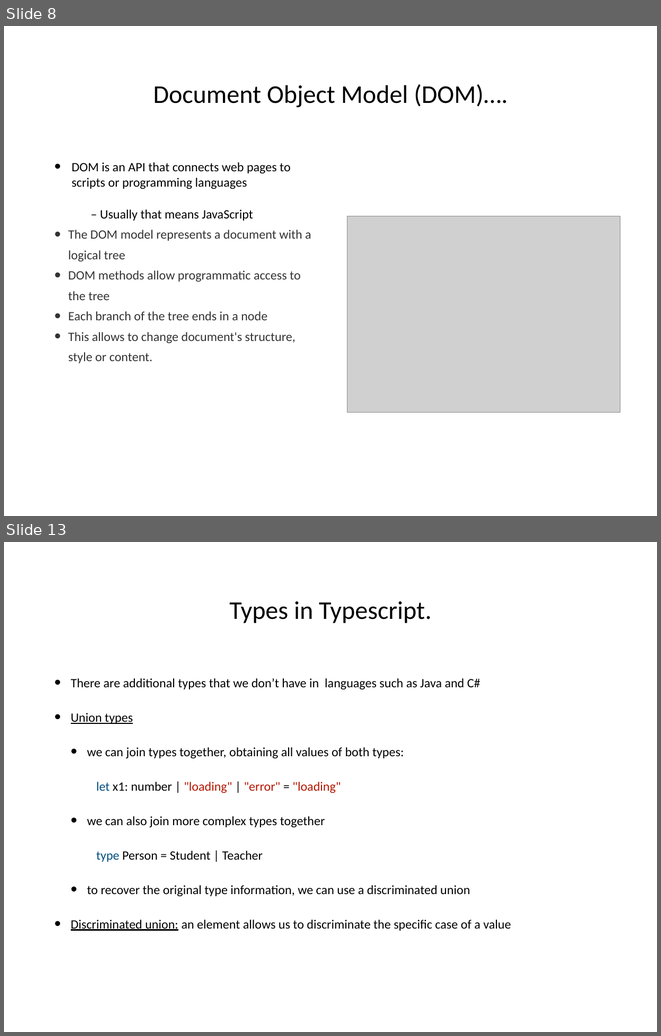
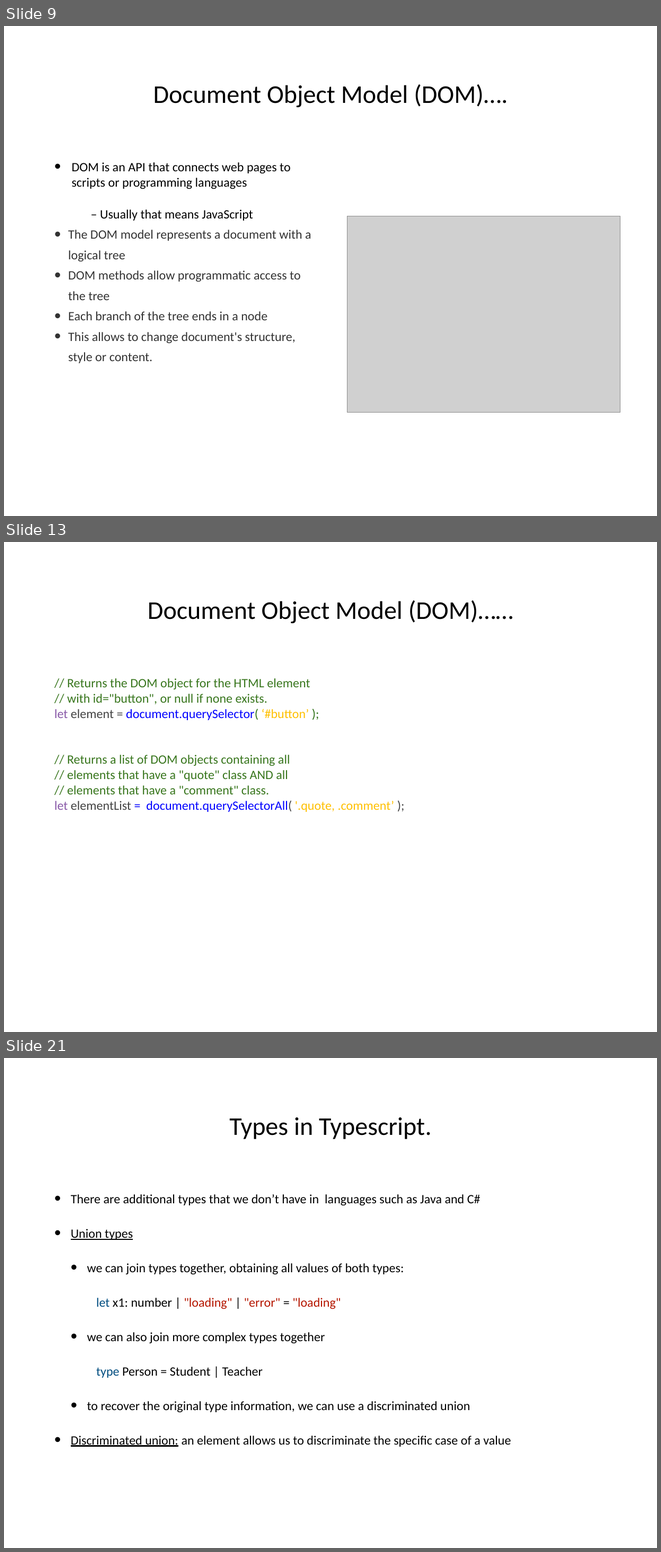
Before and after one commit to hogeschool/Development-5, a slide deck: Lectures/Lecture5/lesson5.pptx. Shown one above the other, each under a label of ours: slides 8 and 13 before the commit, slides 9, 13 and 21 after it; the slides between them are not shown. The pictures are 661x1036 and 661x1552 pixels, drawn with LibreOffice and Linux fonts; fonts in the diff are those of the drawing; grey boxes stand for pictures. Boxes give left, top, right and bottom in pixels: in the first picture for what was removed or moved away, otherwise in the second. Text is boxed around its words. In the diff, an @@ line names an element or a change of style, - is before the commit and + after.

```diff
--- a/Lectures/Lecture5/lesson5.pptx
+++ b/Lectures/Lecture5/lesson5.pptx
@@ slide 13 added at [4, 542, 657, 1032], background #FFFFFF @@
@@ title added at [148, 600, 513, 624], 40 pt, text #000000 @@
+Document Object Model (DOM)……
@@ text added at [54, 678, 395, 812], 20 pt, text #38761D @@
+// Returns the DOM object for the HTML element
+// with id="button", or null if none exists.
+let element = document.querySelector( ‘#button’ );
+// Returns a list of DOM objects containing all
+// elements that have a "quote" class AND all
+// elements that have a "comment" class.
+let elementList = document.querySelectorAll( '.quote, .comment’ );
@@ what was slide 8 is now slide 9 @@
@@ what was slide 13 is now slide 21 @@
```
Also in this commit, not shown: 6 slides changed, 10 other slides added, 1 other file.
